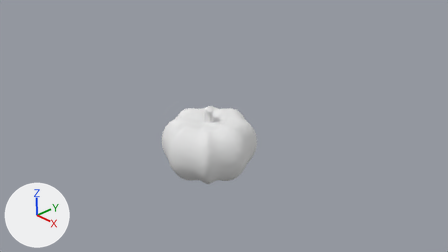
The Blender file Assets/Resources/Materials/Pumpkin.blend: old version first, new version second.
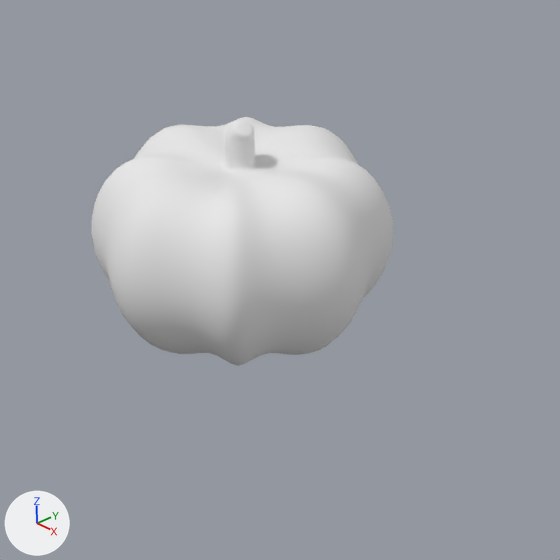
Each version appears first from the file's camera 'Camera', and next in a close-up on the part from 30% to 69% of the width and 27% to 97% of the height. The axes (+X, +Y, +Z) are drawn at lower left. The lights are the same throughout.
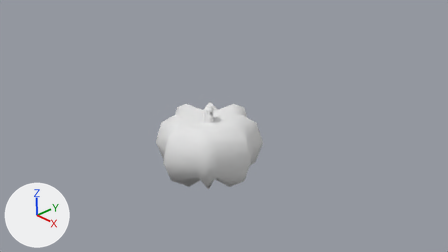
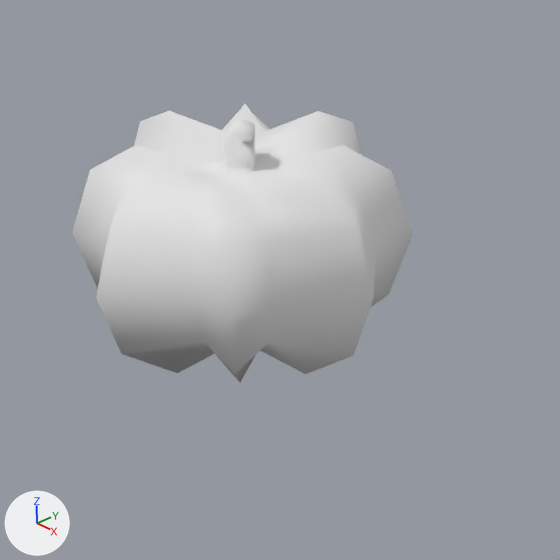
Location of each change, [x1, y1, x2, y2] in pixels of the close-ups (560 x 560 px):
'Sphere', modifiers changed (13% wider, 12% taller): before [92, 117, 393, 366]; after [72, 104, 413, 382]

Patch to the scene script:
```diff
--- a/Assets/Resources/Materials/Pumpkin.blend.py
+++ b/Assets/Resources/Materials/Pumpkin.blend.py
@@ ob_sphere @@
 ob_sphere.scale = (1.0, 1.0, 0.795)
-_m = ob_sphere.modifiers.new('Subsurf', 'SUBSURF')
-_m.levels = 2
```
